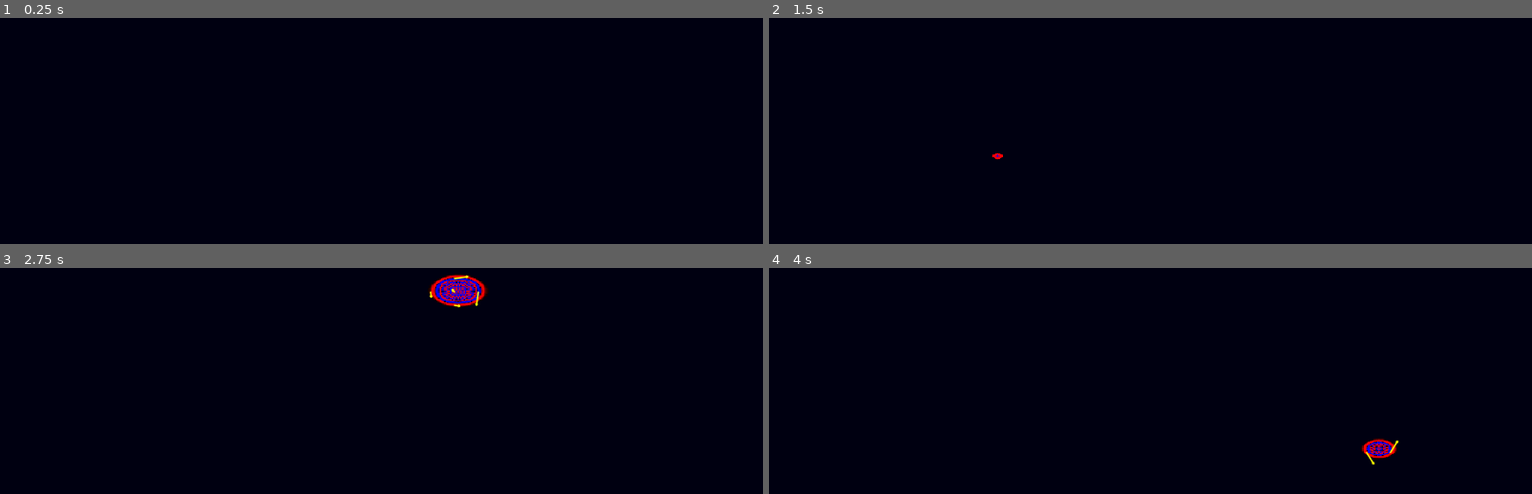
Above: before the commit, frames 1-4 (two rows, left to right).
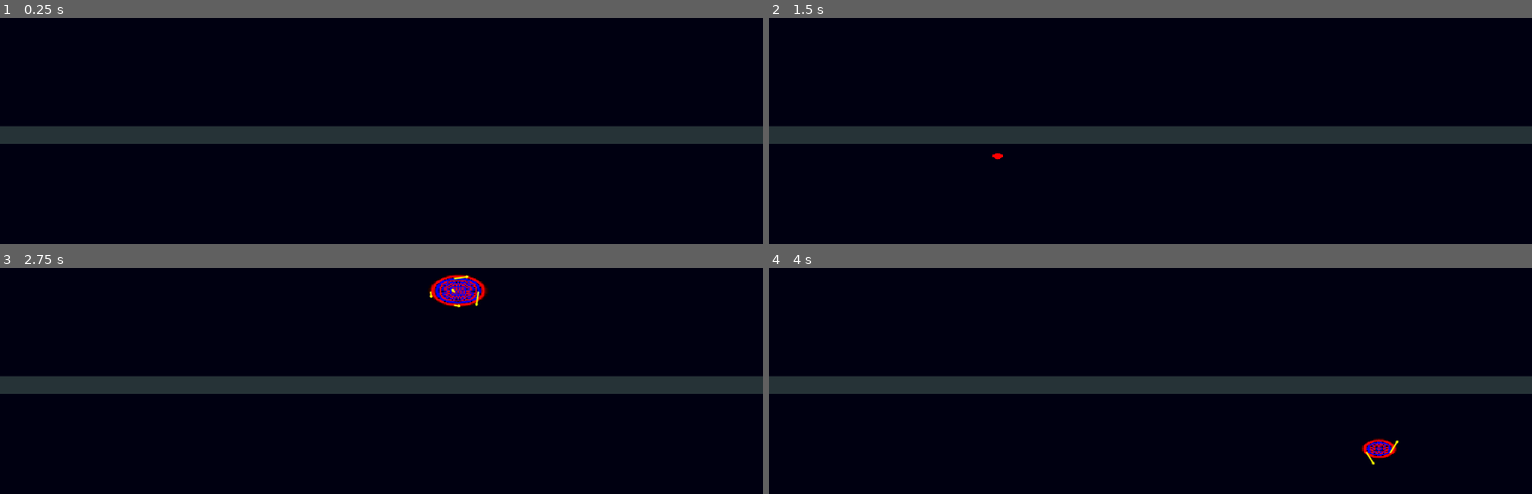
Above: after the commit, the same moments.

Repository: mjXmsdgh/Maxwellsequations
Game: Godot game, scene res://scene/main.tscn
Same seed, same stepped clock (60 frames per second), same inputs: the game is played once before the commit and once after it. The project has no main scene, so this scene is started directly.
Inputs (mouse positions are in pixels of both pictures, inside the frame that each line leads up to):
- Up to frame 1 (0.25 s): no input
- Up to frame 2 (1.5 s): tap Enter at 0.5 s; move the mouse to (1318, 112) at 0.52 s; tap R at 0.6, 1.35 s; click (1318, 112) at 0.67 s; move the mouse to (997, 155) at 1.27 s; click (997, 155) at 1.42 s
- Up to frame 3 (2.75 s): move the mouse to (457, 290) at 2.02 s; tap R at 2.1 s; click (457, 290) at 2.17 s
- Up to frame 4 (4 s): move the mouse to (1112, 471) at 2.77 s; tap R at 2.85, 3.6 s; click (1112, 471) at 2.92 s; move the mouse to (1379, 448) at 3.52 s; click (1379, 448) at 3.67 s

The runs differ from the first frame. In frame 1, 8.0% of the frame differs, in the area x 0-100%, y 47-56%; in frame 2, 8.0%, in the area x 0-100%, y 47-62%; in frame 3, 8.0%; in frame 4, 8.0%.

Commit message:
Visualize medium regions in FDTD simulation view
Updated simulation_view.gd to encode both electric field and medium coefficients into RGBA image data. Modified the shader to visualize medium regions using a configurable tint color, and adjusted the color multiplier default. Added medium_tint parameter to the material in main.tscn for editor control.

Diff:
--- a/scene/main.tscn
+++ b/scene/main.tscn
@@ -8,6 +8,7 @@
 [sub_resource type="ShaderMaterial" id="ShaderMaterial_gyb72"]
 shader = ExtResource("2_8c0rk")
 shader_parameter/color_multiplier = 16.706
+shader_parameter/medium_tint = Color(0.15, 0.2, 0.15, 1)
 
 [node name="FDTDSimulator" type="Control"]
 texture_filter = 1
--- a/script/simulation_view.gd
+++ b/script/simulation_view.gd
@@ -17,7 +17,7 @@
 
 	# 2. 描画用のImageとImageTextureを作成
 	# エンジンのグリッドサイズに合わせて作成する
-	image = Image.create(engine.GRID_WIDTH, engine.GRID_HEIGHT, false, Image.FORMAT_L8)
+	image = Image.create(engine.GRID_WIDTH, engine.GRID_HEIGHT, false, Image.FORMAT_RGBA8)
 	_image_texture = ImageTexture.create_from_image(image)
 
 	# 3. このノード（TextureRect）にテクスチャを設定
@@ -26,23 +26,29 @@
 	# 4. ピクセルデータを保持する配列をリサイズしておく
 	pixels.resize(engine.GRID_WIDTH * engine.GRID_HEIGHT)
 
-# 毎フレーム呼ばれる描画更新処理
-# MainControllerから呼ばれる
+
 func update_view():
-	# エンジンがまだ設定されていなければ何もしない
 	if not is_instance_valid(engine):
 		return
 
-	# 1. エンジンから最新の電場データを取得
-	var ez_data: PackedFloat32Array = engine.get_field_data()
+	var image_data = image.get_data()
+	var ez = engine.ez
+	var medium_coeffs = engine.ca # 媒質情報を保持する配列(ca)を取得
 
-	# 2. 電場データ（-1.0 ~ 1.0）をピクセルデータ（0 ~ 255）に変換
-	for i in range(ez_data.size()):
-		var value = clampf(ez_data[i], -1.0, 1.0) # 値を-1.0から1.0の範囲に制限
-		pixels[i] = int((value + 1.0) * 0.5 * 255.0) # 0から255の範囲にマッピング
+	for i in range(ez.size()):
+		var ptr = i * 4
 
-	# 3. Imageオブジェクトにピクセルデータを一括で設定
-	image.set_data(engine.GRID_WIDTH, engine.GRID_HEIGHT, false, Image.FORMAT_L8, pixels)
+		# Redチャンネル: 電場Ezの情報を書き込む
+		var ez_val = (ez[i] * 0.5 + 0.5) # -1..1 -> 0..1
+		image_data[ptr] = int(ez_val * 255.0)
 
-	# 4. ImageTextureを更新して、画面に反映
-	_image_texture.update(image)
+		# Greenチャンネル: 媒質係数(ca)の情報を書き込む (ca = 1.0 / n^2)
+		var medium_val = medium_coeffs[i] # 1.0(真空) or < 1.0(媒質)
+		image_data[ptr + 1] = int(medium_val * 255.0)
+
+		# Blue/Alphaチャンネルは未使用
+		image_data[ptr + 2] = 0
+		image_data[ptr + 3] = 255
+
+	image.set_data(image.get_width(), image.get_height(), false, image.get_format(), image_data)
+	texture.update(image)
--- a/shader/main.gdshader
+++ b/shader/main.gdshader
@@ -1,21 +1,30 @@
 shader_type canvas_item;
 
 // 色の増幅率。エディタのインスペクターから調整可能になります。
-uniform float color_multiplier : hint_range(1.0, 20.0) = 5.0;
+uniform float color_multiplier : hint_range(1.0, 20.0) = 10.0;
+// 媒質を可視化するための色。インスペクターから変更可能。
+uniform vec4 medium_tint : source_color = vec4(0.15, 0.2, 0.15, 1.0);
 
 void fragment() {
 	// Called for every pixel the material is visible on.
 
-	// 1. テクスチャからグレースケール値(0.0-1.0)を取得します。
-	//    これは simulation_view.gd で 0-255 に変換された値です。
-	float value = texture(TEXTURE, UV).r;
+	// 1. テクスチャから各チャンネルの値(0.0-1.0)を取得します。
+	vec4 tex_data = texture(TEXTURE, UV);
+	float ez_value = tex_data.r;      // Rチャンネル: 電場の値
+	float medium_value = tex_data.g;  // Gチャンネル: 媒質の情報 (1.0 / 屈折率)
 
 	// 2. 元の電場の値(-1.0 to 1.0)に復元します。
-	value = value * 2.0 - 1.0;
+	ez_value = ez_value * 2.0 - 1.0;
 
 	// 3. 値に応じて色を決定します。
-	vec3 color = vec3(0.0); // 基本は黒
-	color.r = max(0.0, value) * color_multiplier;   // プラスの電場なら赤色を強くする
-	color.b = max(0.0, -value) * color_multiplier;  // マイナスの電場なら青色を強くする
-	COLOR = vec4(color, 1.0);
+	vec3 wave_color = vec3(0.0); // 基本は黒
+	wave_color.r = max(0.0, ez_value) * color_multiplier;   // プラスの電場なら赤色を強くする
+	wave_color.b = max(0.0, -ez_value) * color_multiplier;  // マイナスの電場なら青色を強くする
+
+	// 4. 媒質の可視化: medium_valueが1.0未満なら媒質が存在する
+	//    step(x, y)は x > y なら 0.0, そうでなければ 1.0 を返す
+	float is_medium = 1.0 - step(0.999, medium_value);
+
+	// 5. 電場の色と媒質の色を合成する
+	COLOR = vec4(wave_color + medium_tint.rgb * is_medium, 1.0);
 }
